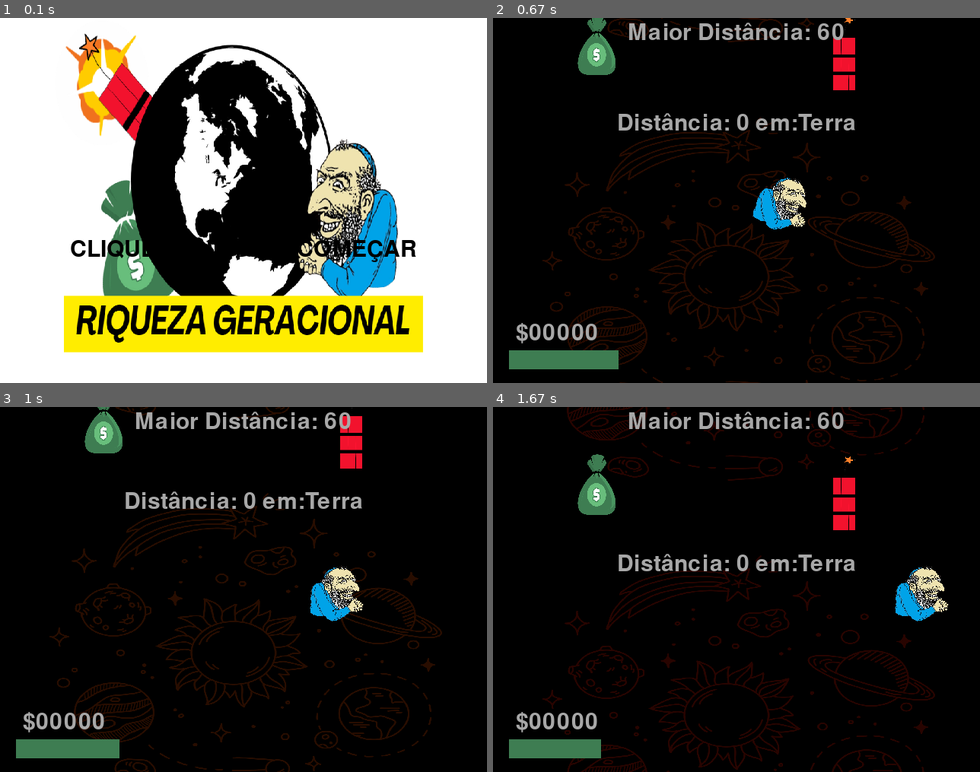
Above: before the commit, frames 1-4 (two rows, left to right).
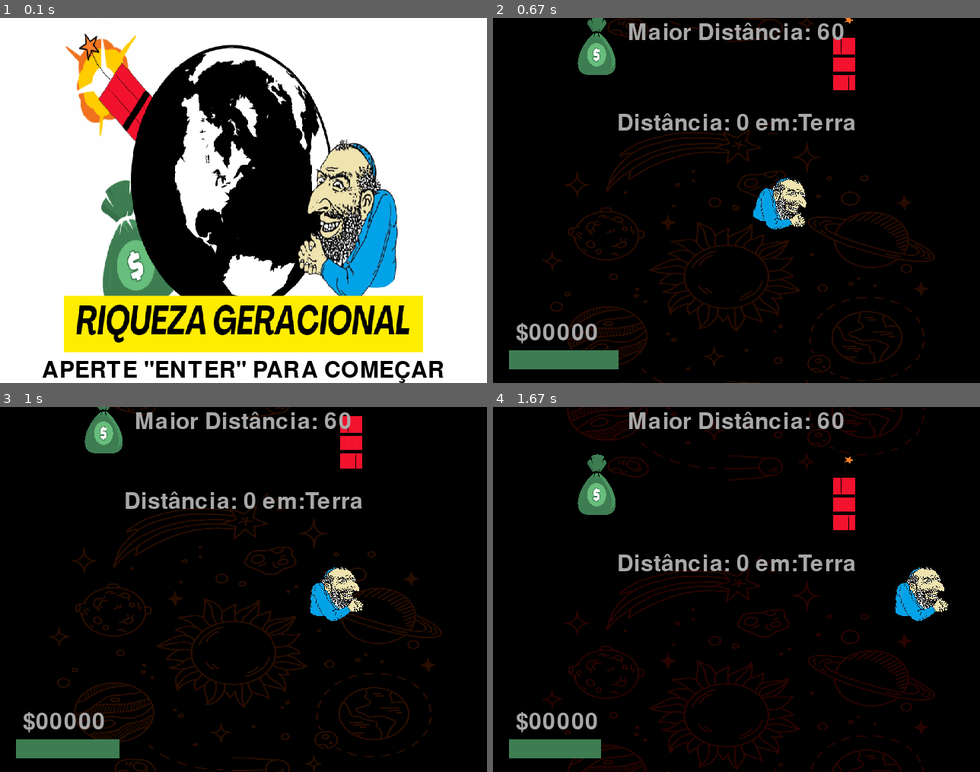
Above: after the commit, the same moments.

Repository: insper-classroom/projeto-pygame-jogo-thais-e-gustavo-valente
Game: pygame game, started from assets/src/jogo.py
Same seed, same stepped clock (60 frames per second), same inputs: the game is played once before the commit and once after it.
Inputs (mouse positions are in pixels of both pictures, inside the frame that each line leads up to):
- Up to frame 1 (0.1 s): no input
- Up to frame 2 (0.67 s): click (736, 251) at 0.38 s
- Up to frame 3 (1 s): click (126, 593) at 0.88 s
- Up to frame 4 (1.67 s): click (809, 461) at 1.22 s; click (746, 465) at 1.55 s

The runs differ from the first frame. In frame 1, 2.8% of the frame differs, in the area x 8-92%, y 60-100%; in frame 2, nothing differs; in frame 3, nothing differs; in frame 4, nothing differs.

Commit message:
frase tela inicial embaixo

Diff:
--- a/assets/src/jogo.py
+++ b/assets/src/jogo.py
@@ -16,7 +16,7 @@
     fonteprincipal = pygame.font.Font(pygame.font.get_default_font(), 30)
     fontepequena = pygame.font.Font(pygame.font.get_default_font(), 20)
     formatentenovamente = pygame.image.load('assets/img/botaoforma.png')
-    musicaestadoislamico = pygame.mixer.music.load('assets/snd/Puzzle Piece - Lorne Balfe copy.mp3')
+    trilhasonora = pygame.mixer.music.load('assets/snd/Puzzle Piece - Lorne Balfe copy.mp3')
     pygame.mixer.music.play()
 
     assets = {
@@ -77,6 +77,9 @@
         teclas = pygame.key.get_pressed()
 
         for event in pygame.event.get():
+            # if event.type == pygame.KEYDOWN and event.key == pygame.K_RETURN:
+            #     clicou = True
+
             if event.type == pygame.MOUSEBUTTONDOWN and event.button == 1:
                 clicou = True
 
@@ -88,12 +91,12 @@
             break
         window.fill((255, 255, 255))
         window.blit(planodefundotit, (0, 0))
-        comece = fonte_pequena.render('CLIQUE AQUI PARA COMEÇAR', True, (0, 0, 0))
-        window.blit(comece, (window.get_width()/2 - comece.get_width()/2, 290))
+        comece = fonte_pequena.render('APERTE "ENTER" PARA COMEÇAR', True, (0, 0, 0))
+        window.blit(comece, (window.get_width()/2 - comece.get_width()/2, window.get_height() - comece.get_height()))
 
         pygame.display.update()
 
-    musicaestadoislamico = pygame.mixer.music.load('assets/snd/Puzzle Piece - Lorne Balfe copy.mp3')
+    trilhasonora = pygame.mixer.music.load('assets/snd/Puzzle Piece - Lorne Balfe copy.mp3')
     pygame.mixer.music.play()
     while True:
         deltat = time.time() - last_updated
@@ -109,6 +112,7 @@
         for event in pygame.event.get():
             if event.type==pygame.KEYDOWN and event.key==pygame.K_SPACE:
                 pulando = True
+
             if event.type == pygame.MOUSEBUTTONDOWN and event.button == 1:
                 clicou = True
 
@@ -117,7 +121,6 @@
 
             if clicou and my < window.get_height() - 90:
                 pulando = True
-
 
             if event.type == pygame.QUIT:
                 pygame.quit()
@@ -185,13 +188,15 @@
                 if event.type == pygame.MOUSEBUTTONDOWN and event.button == 1:
                     clicou = True
 
+                if event.type == pygame.KEYDOWN and event.key == pygame.K_RETURN:
+                    clicou = True
+
                 if event.type == pygame.QUIT:
                     pygame.quit()
 
             if teclas[pygame.K_RETURN]:
                 clicou = False
                 morto = False
-
 
 
             window.fill((0,0,0))
@@ -308,10 +313,7 @@
                     bomba.posicao.x = random.randrange(0, window.get_width() - jogador.flipatual.get_width())
 
 
-
             morto = False
-
-
 
 
         pygame.display.update()
